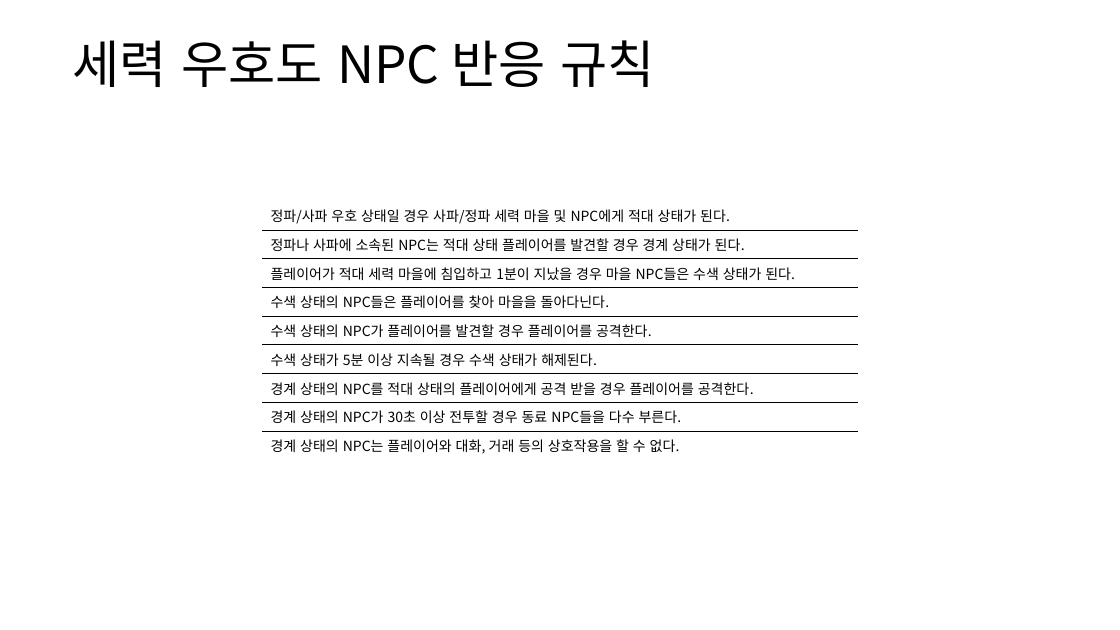
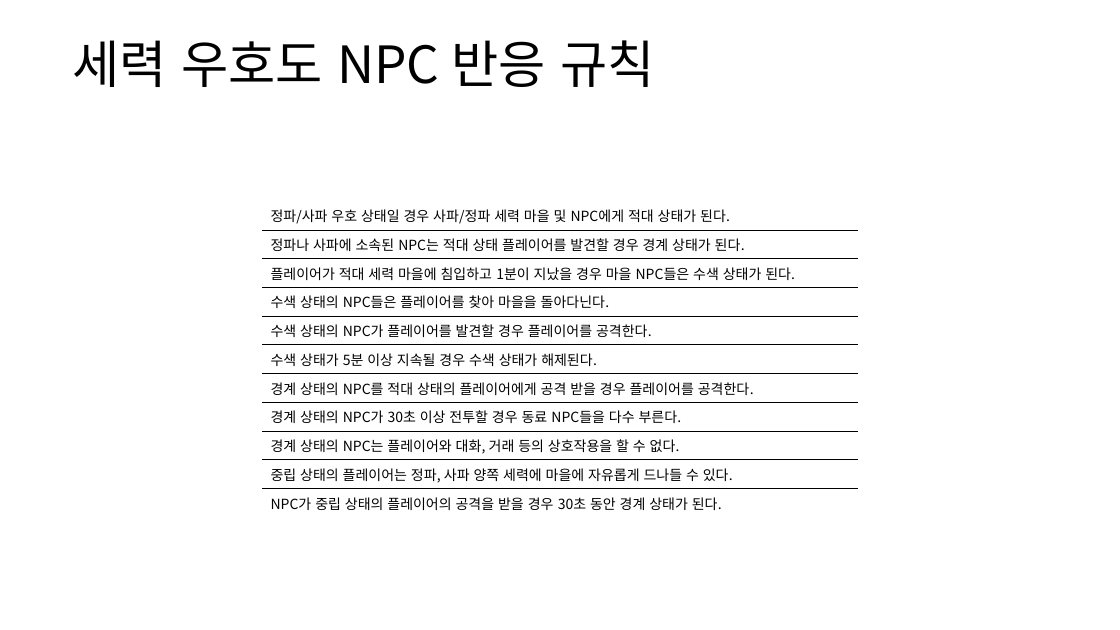
Before and after one commit to yjk0401/unityenginebasic_9th, a slide deck: slide 7 of 기획/방랑엽사전/세력 시스템 기획서.pptx. Drawn at 1120x630 pixels with LibreOffice and Linux fonts; fonts in the diff are those of the drawing. Boxes give left, top, right and bottom in pixels: in the first picture for what was removed or moved away, otherwise in the second. Text is boxed around its words. In the diff, an @@ line names an element or a change of style, - is before the commit and + after.

```diff
--- a/기획/방랑엽사전/세력 시스템 기획서.pptx
+++ b/기획/방랑엽사전/세력 시스템 기획서.pptx
@@ table at [262,202,858,514] @@
+row 10: 중립 상태의 플레이어는 정파, 사파 양쪽 세력에 마을에 자유롭게 드나들 수 있다.
+row 11: NPC가 중립 상태의 플레이어의 공격을 받을 경우 30초 동안 경계 상태가 된다.
```
Also in this commit, not shown: 4 other slides changed, 1 slide added, 2 slides removed, 1 other file.
